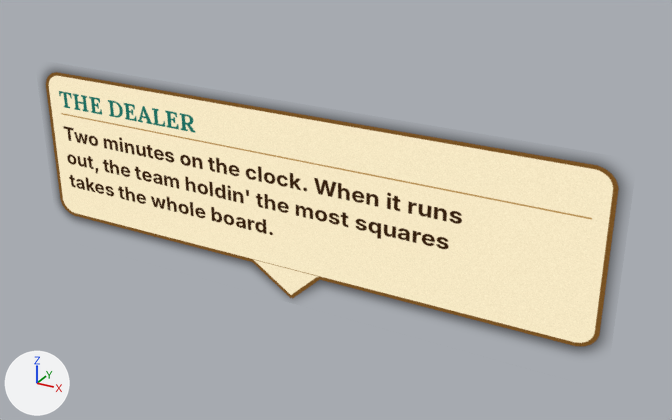
Two versions of the glTF model sb_dealer_t2.glb, one commit apart.
Camera for both pictures: a 50 mm lens placed at (2.06, -3.31, 1.69), pointed at (0.2, 0.07, 0.0). Every picture has the same lights, and +X, +Y and +Z are marked at lower left. The picture after the commit comes second. Vertices at exactly the same position are counted once.

Names of what the first picture shows: 'spire'.
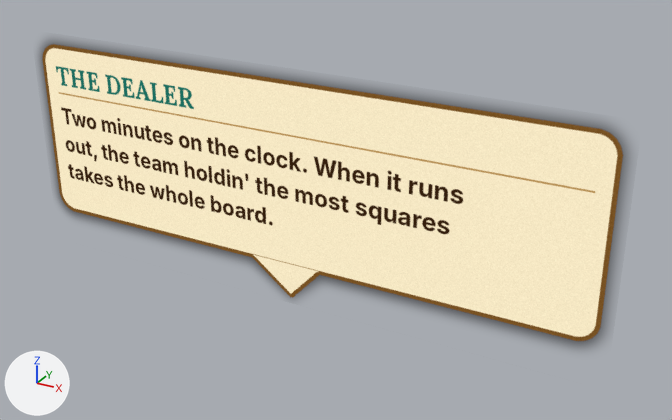
The newer file is also rescaled (x0.87), turned or shifted as a whole; pictures and numbers use the older file's frame.

The change in detail:
me_spire is used by ob_spire; location (0.0, 0.0, 0.0).
me_spire had 4 vertices, 2 faces and spanned x -1.49..1.49, y 0.0, z -0.5..0.5.
me_spire now has 4 vertices, 2 faces and spans x -1.49..1.49, y 0.0, z -0.5..0.65.
Part 1, on me_spire:
Vertex 2 of me_spire moves from (1.49, 0.0, 0.5) to (1.49, 0.0, 0.65).
Vertex 3 of me_spire moves from (-1.49, 0.0, 0.5) to (-1.49, 0.0, 0.65).

Changed parts and their boxes [x1, y1, x2, y2] in the pictures (672 x 420 px):
'spire', reshaped (9% taller): before [44, 71, 621, 350]; after [41, 42, 625, 345]
